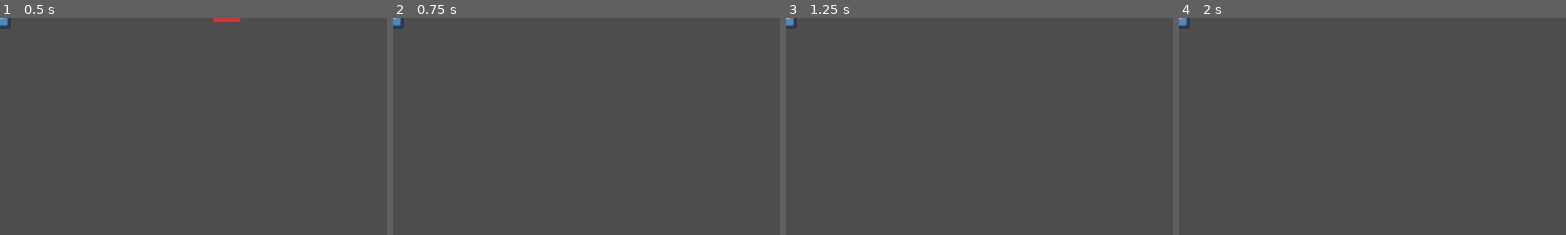
Above: before the commit, frames 1-4 (left to right).
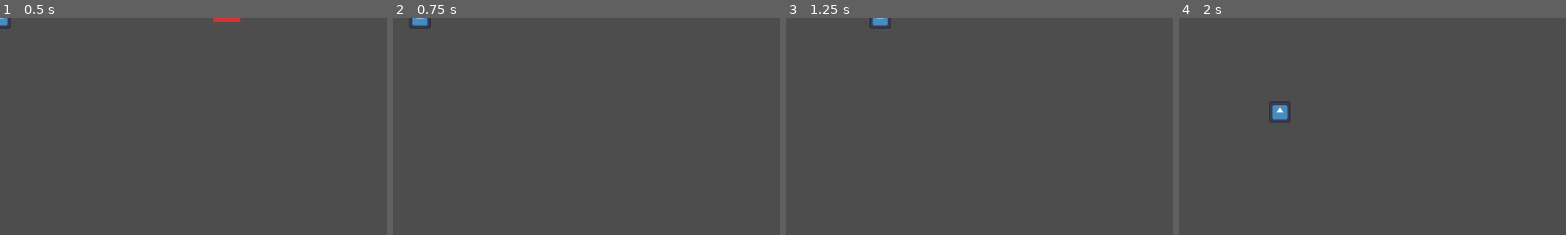
Above: after the commit, the same moments.

Repository: 17205937578-beep/Sans
Game: Godot game, scene res://scenes/main.tscn
Same seed, same stepped clock (60 frames per second), same inputs: the game is played once before the commit and once after it. The engine's default icon, where the game draws it, is replaced by a stand-in: a white triangle on a blue panel in a dark square.
Inputs:
- Up to frame 1 (0.5 s): no input
- Up to frame 2 (0.75 s): hold Right (ui_right) from 0.53 s (still down)
- Up to frame 3 (1.25 s): keep holding Right (ui_right)
- Up to frame 4 (2 s): release Right (ui_right) at 1.28 s; hold Down (ui_down) from 1.28 s (still down)
The pictures show only the part of the screen within x 0-50%, y 0-50%; the shares and areas given below are measured in that part.

Frame 1 is identical in both runs. In frame 2, 0.3% of the frame differs, in the area x 0-10%, y 0-5%; in frame 3, 0.3%; in frame 4, 0.5%, in the area x 0-29%, y 0-49%.
Error before the commit: Parse Error: Identifier "body_entered" not declared in the current scope. (res://scripts/player.gd:19)

Commit message:
修复：玩家碰撞检测改用 HurtBox（Area2D），修复 body_entered 信号不存在的错误（任务 #4）

Diff:
--- a/scenes/player.tscn
+++ b/scenes/player.tscn
@@ -16,3 +16,8 @@
 [node name="Sprite2D" type="Sprite2D" parent="."]
 texture = ExtResource("2_icon")
 scale = Vector2(0.25, 0.25)
+
+[node name="HurtBox" type="Area2D" parent="."]
+
+[node name="CollisionShape2D" type="CollisionShape2D" parent="HurtBox"]
+shape = SubResource("RectangleShape2D_player")
--- a/scripts/player.gd
+++ b/scripts/player.gd
@@ -15,8 +15,9 @@
 var health := 3
 
 func _ready() -> void:
+	# HurtBox（Area2D）负责检测与敌人的接触：
 	# 只有「开始接触」时触发一次，持续贴住不会重复扣血
-	body_entered.connect(_on_body_entered)
+	$HurtBox.body_entered.connect(_on_body_entered)
 
 func _physics_process(_delta: float) -> void:
 	# Input.get_vector 返回归一化方向向量：
